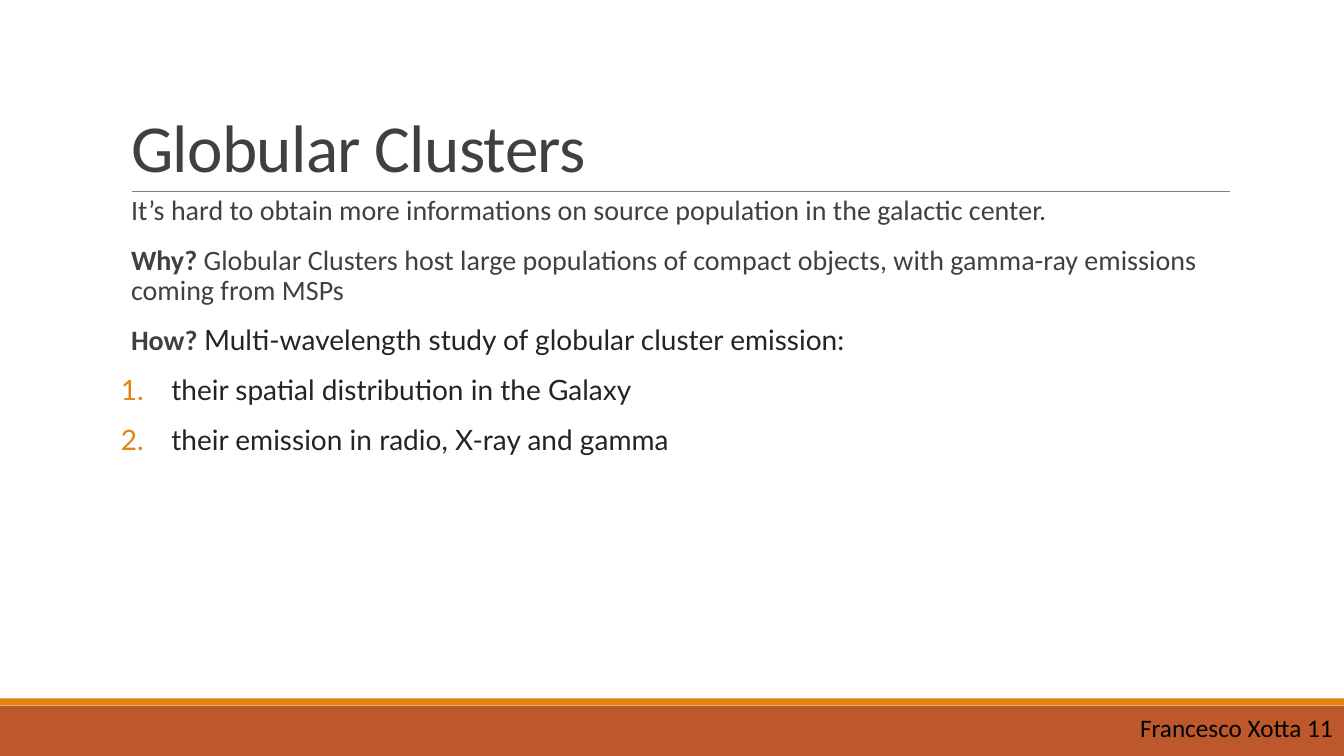
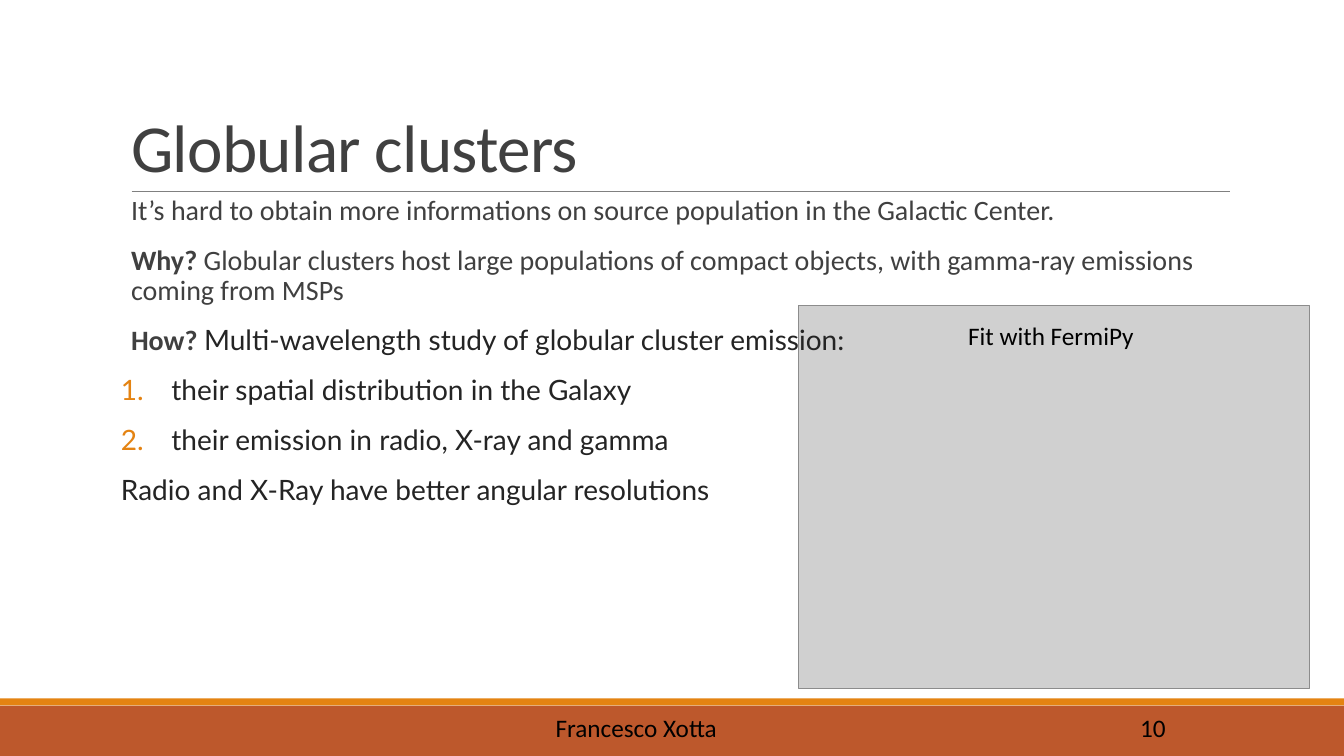
Before and after one commit to X0774/SimulationofGCE, a slide deck: slide 11 of Presentation.pptm (slide 12 before the commit). Drawn at 1344x756 pixels with LibreOffice and Linux fonts; fonts in the diff are those of the drawing; grey boxes stand for pictures. Boxes give left, top, right and bottom in pixels: in the first picture for what was removed or moved away, otherwise in the second. Text is boxed around its words. In the diff, an @@ line names an element or a change of style, - is before the commit and + after.

```diff
--- a/Presentation.pptm
+++ b/Presentation.pptm
@@ title at [131,125,578,173]: text changed @@
-Globular Clusters
+Globular clusters
@@ text at [131,200,1193,305]: text changed @@
-  It’s hard to obtain more informations on source population in the galactic center.
-  Why? Globular Clusters host large populations of compact objects, with gamma-ray emissions coming from MSPs
+  It’s hard to obtain more informations on source population in the Galactic Center.
+  Why? Globular clusters host large populations of compact objects, with gamma-ray emissions coming from MSPs
@@ picture added at [799,306,1309,689] @@
@@ text added at [968,327,1134,349], 18 pt, text #000000 @@
+Fit with FermiPy
@@ text at [121,479,710,505]: paragraph added @@
+Radio and X-Ray have better angular resolutions
@@ text added at [556,721,717,737], 18 pt, text #000000 @@
+Francesco Xotta
@@ text at [1140,720,1166,737]: text changed @@
-Francesco Xotta 11
+10
```
Also in this commit, not shown: 11 other slides changed, 1 slide added.
